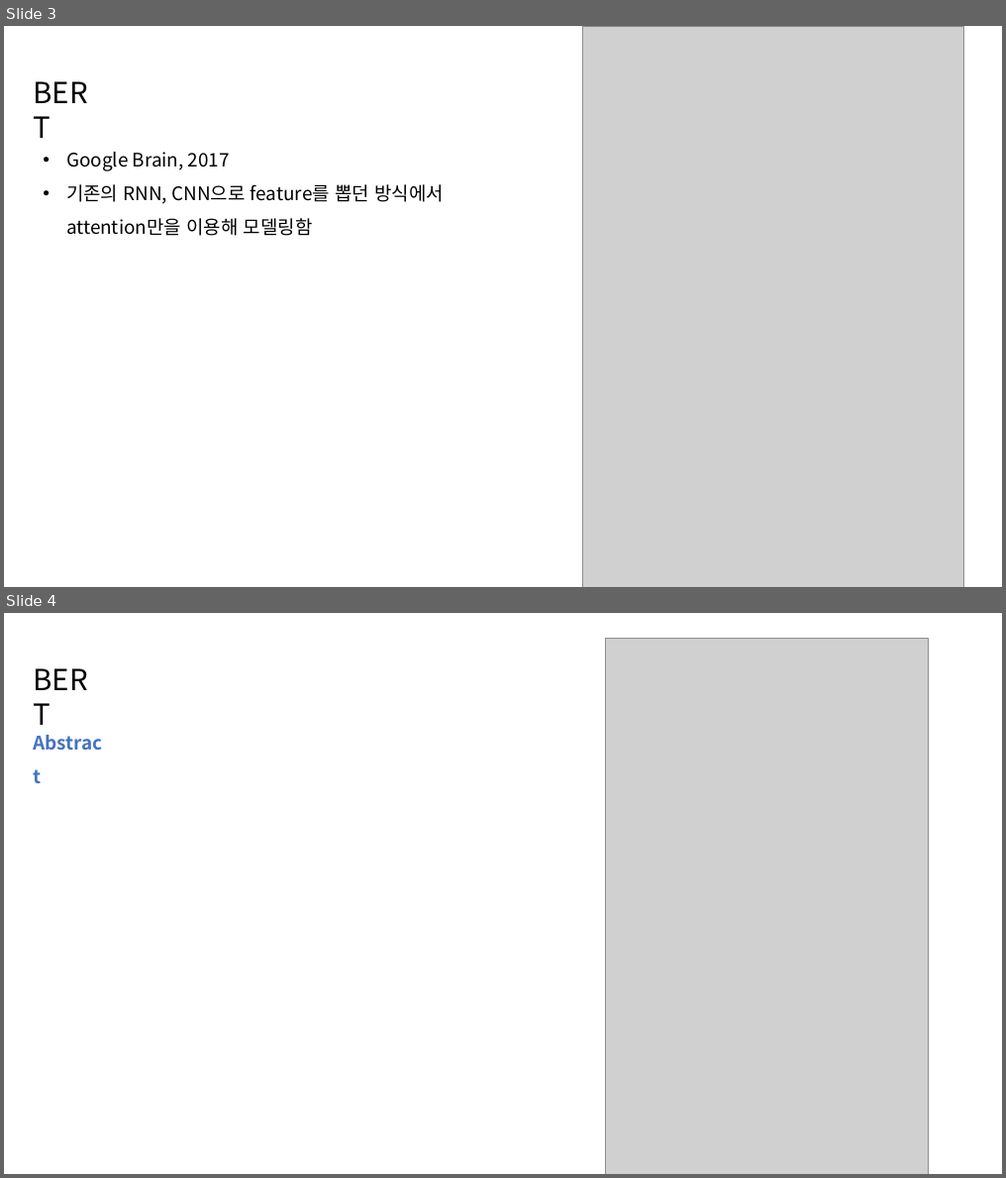
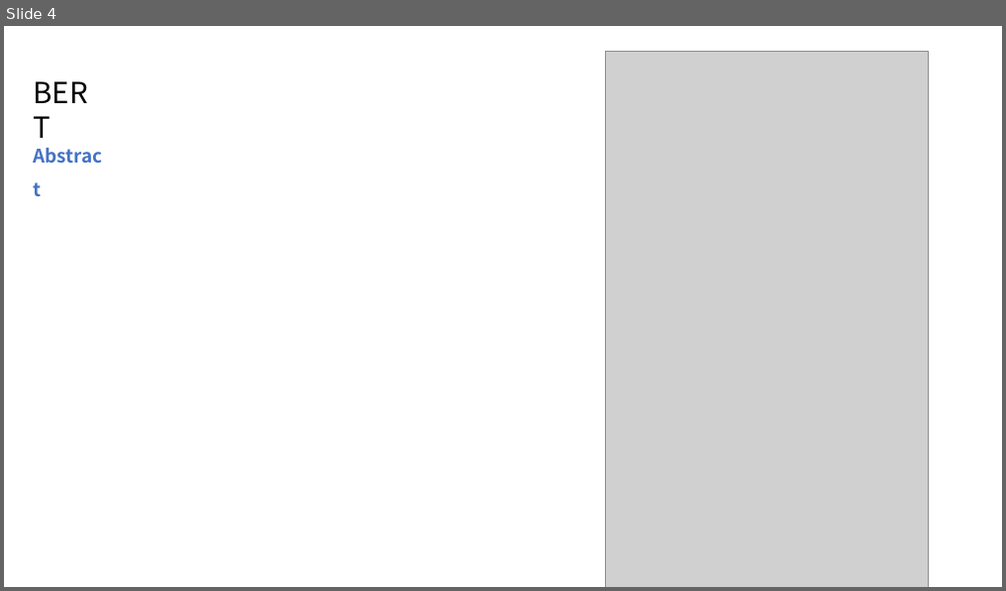
Before and after one commit to reniew/learning_spoons_nlp, a slide deck: lecture_note/Lecture8.pptx. Shown one above the other, each under a label of ours: slides 3 and 4 before the commit, slide 4 after it. The pictures are 1006x1178 and 1006x591 pixels, drawn with LibreOffice and Linux fonts; fonts in the diff are those of the drawing; grey boxes stand for pictures. Boxes give left, top, right and bottom in pixels: in the first picture for what was removed or moved away, otherwise in the second. Text is boxed around its words. In the diff, an @@ line names an element or a change of style, - is before the commit and + after.

```diff
--- a/lecture_note/Lecture8.pptx
+++ b/lecture_note/Lecture8.pptx
@@ slide 3 removed at [4,26,1002,587], background #FFFFFF @@
@@ picture removed at [583,26,963,587] @@
@@ text removed at [26,71,106,113] @@
-BERT
@@ text removed at [66,152,444,236] @@
-• Google Brain, 2017
-• 기존의 RNN, CNN으로 feature를 뽑던 방식에서
-  attention만을 이용해 모델링함
```
Also in this commit, not shown: 3 slides changed, 1 slide added, 1 other slide removed.
